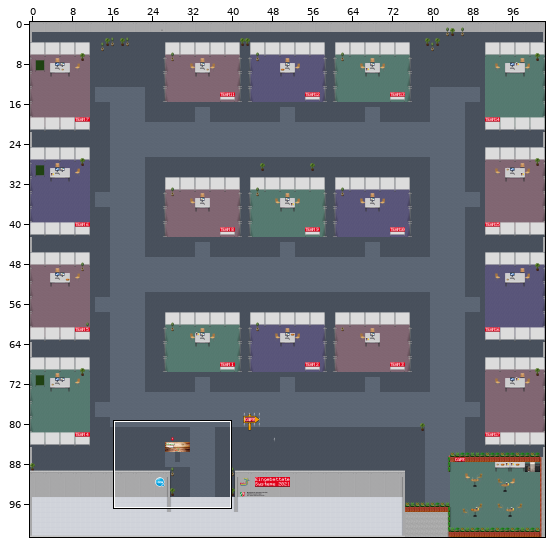
Two versions of a level (Tiled map (JSON), map/map.json). The picture above shows the old version from afar; the outline marks the close-up.
Close-up. Earlier state:
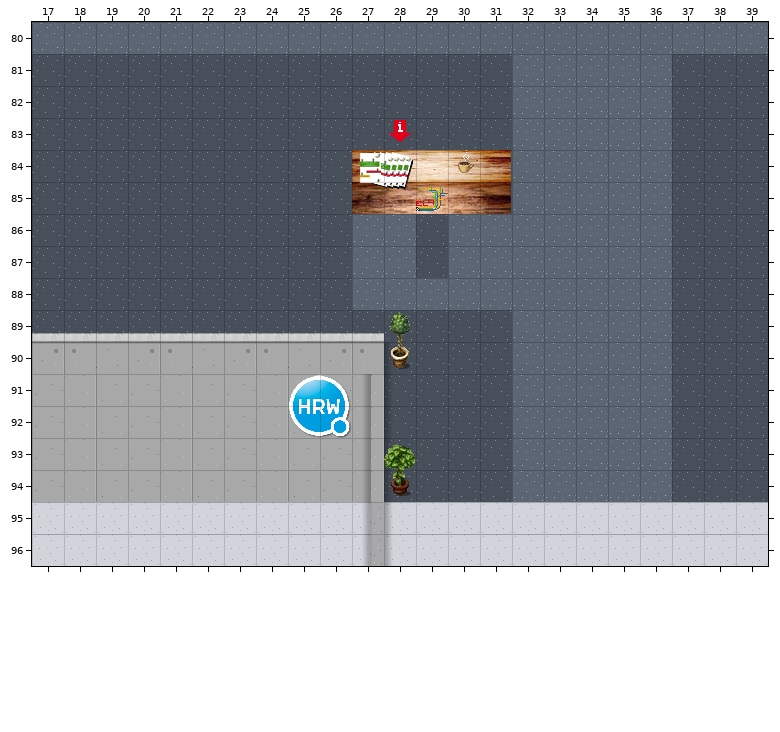
Cells are 32x32 px. Shown: x 17..39, y 80..96. The commit also changed other parts of the map, which this record leaves out.
The same view after the edit:
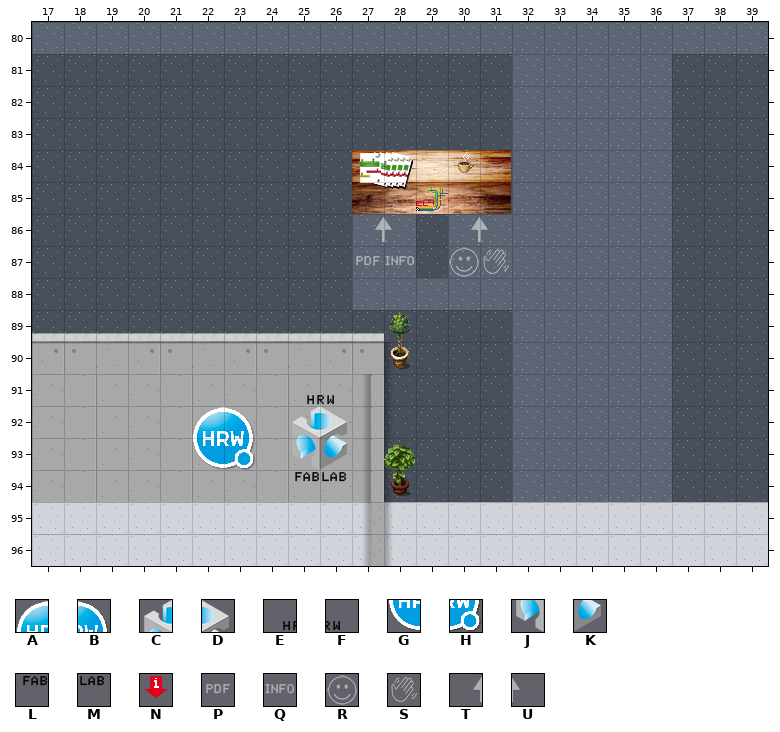
Key: from "Schrift": A 3, B 4, C 5, D 6, E 7, F 8, G 13, H 14, J 15, K 16, L 17, M 18, N 58, P 80, Q 81, R 90, S 91, T 92, U 93.
_ is an empty cell.
The exact change:
Layer "Equipment":
The edit adds tile A in row 92 at x 22.
The edit adds tile B in row 92 at x 23.
Tile G gives way to tile C in row 92 at x 25.
Tile H gives way to tile D in row 92 at x 26.
Tile A gives way to tile E in row 91 at x 25.
Tile B gives way to tile F in row 91 at x 26.
The edit adds tile G in row 93 at x 22.
The edit adds tile H in row 93 at x 23.
The edit adds tile J in row 93 at x 25.
The edit adds tile K in row 93 at x 26.
The edit adds tile L in row 94 at x 25.
The edit adds tile M in row 94 at x 26.
The edit adds tile P in row 87 at x 27.
The edit adds tile Q in row 87 at x 28.
The edit adds tile R in row 87 at x 30.
The edit adds tile S in row 87 at x 31.
The edit adds tile T in row 86 at x 27 and 30.
The edit adds tile U in row 86 at x 28 and 31.
Layer "override2":
Tile N is gone in row 83 at x 28.
Pixel boxes of the changes (left, top, right, bottom) in both close-ups:
removed: (388, 120, 412, 142)
added: (356, 217, 414, 266)
added: (449, 217, 509, 277)
changed: (289, 375, 351, 482)
added: (193, 407, 255, 470)
